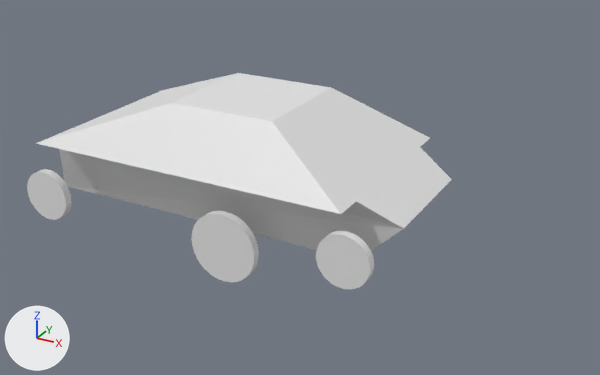
An edit to the Blender file blend/pz38t.blend, drawn before and after from the same camera.
One viewpoint serves both versions: a 50 mm camera at (90.9, -162.5, 76.9) aimed at (1.9, -0.6, -4.1). The lights are fixed; the arrows at lower left show +X, +Y and +Z. The older version comes first.

The older version as bpy lines, for what is in view:
```python
me_cube_006 = bpy.data.meshes.new('Cube.006')
me_cube_006.from_pydata(...)  # 18 vertices, 17 faces; spans x -0.481..0.499, y -0.46..0.46, z -0.281..0.381
me_cylinder = bpy.data.meshes.new('Cylinder')
me_cylinder.from_pydata(...)  # a 32-sided cylinder along z spanning x -1.0..1.0, y -1.0..1.0, z -1.0..1.0
me_cylinder_001 = bpy.data.meshes.new('Cylinder.001')
me_cylinder_001.from_pydata(...)  # a 32-sided cylinder along z spanning x -1.0..1.0, y -1.0..1.0, z -1.0..1.0
ob_body = bpy.data.objects.new('body', me_cube_006)
ob_body.location = (-15.3, 0.0, 0.0)
ob_body.scale = (100.0, 55.0, 45.0)
ob_wheel_back = bpy.data.objects.new('wheel_back', me_cylinder_001)
ob_wheel_back.location = (-57.9, -24.0, -9.7)
ob_wheel_back.rotation_euler = (1.571, 0.0, 0.0)  # degrees (90, 0, 0)
ob_wheel_back.scale = (6.51, 6.51, 1.0)
ob_wheel_main = bpy.data.objects.new('wheel_main', me_cylinder)
ob_wheel_main.location = (-6.2, -21.8, -12.5)
ob_wheel_main.rotation_euler = (1.571, 0.0, 0.0)  # degrees (90, 0, 0)
ob_wheel_main.scale = (8.61, 8.61, 1.0)
# also in view: 'wheel_drive' at (25.4, -24.0, -6.7)
```
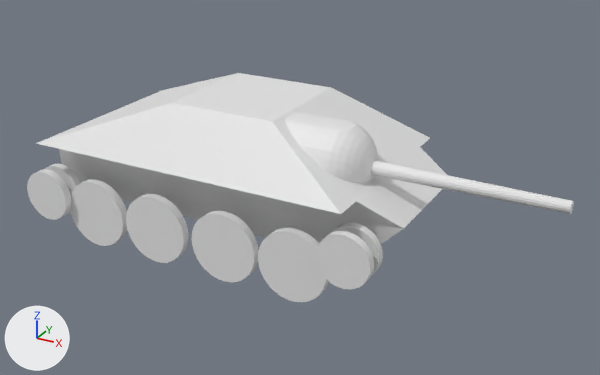
Commit message: up: all wheels added, gun added

The edits, one by one:
Mesh me_sphere is new.
It has 482 vertices, 512 faces and spans x -1.04..1.08, y -1.08..1.08, z -1.63..1.0.
Mesh me_cylinder_006 is new.
It is a 16-sided cut cone along z (radius 1.3 at the low end, 1.0 at the high end) spanning x -1.3..1.3, y -1.3..1.3, z -1.0..1.0.
Object 'gun_holder' (ob_gun_holder) is new; it shows me_sphere.
Its location is (15.7, -7.5, 8.0).
Its rotation in degrees is (0, 90, 0).
Its scale is (8.4, 8.4, 8.4).
Object 'gun' (ob_gun) is new; it shows me_cylinder_006.
Its location is (41.5, -7.4, 7.9).
Its rotation in degrees is (0, 90, 0).
Its scale is (1.3, 1.3, 24.8).
Object 'wheel_main_3' (ob_wheel_main_3) is new; it shows a copy of the mesh of ob_wheel_main.
Its location is (-44.0, -21.8, -12.5).
Its rotation in degrees is (90, 0, 0).
Its scale is (8.61, 8.61, 1.0).
Object 'wheel_main_2' (ob_wheel_main_2) is new; it shows a copy of the mesh of ob_wheel_main.
Its location is (-25.7, -21.8, -12.5).
Its rotation in degrees is (90, 0, 0).
Its scale is (8.61, 8.61, 1.0).
Object 'wheel_main_0' (ob_wheel_main_0) is new; it shows a copy of the mesh of ob_wheel_main.
Its location is (11.9, -21.8, -12.5).
Its rotation in degrees is (90, 0, 0).
Its scale is (8.61, 8.61, 1.0).
Object 'wheel_drive_inner' (ob_wheel_drive_inner) is new; it shows a copy of the mesh of ob_wheel_main.
Its location is (25.4, -19.5, -6.7).
Its rotation in degrees is (90, 0, 0).
Its scale is (6.27, 6.27, 1.0).
Object 'wheel_back_inner' (ob_wheel_back_inner) is new; it shows a copy of the mesh of ob_wheel_main.
Its location is (-57.9, -19.6, -9.7).
Its rotation in degrees is (90, 0, 0).
Its scale is (6.51, 6.51, 1.0).

Where the change shows, as pixel boxes (x1, y1, x2, y2) in the pictures (600 x 375 px):
'gun_holder', added: after (285, 112, 378, 183)
'wheel_main_0', added: after (258, 227, 329, 302)
'wheel_main_2', added: after (126, 194, 189, 263)
'gun', added: after (371, 161, 574, 214)
'wheel_main_3', added: after (70, 179, 127, 246)
'wheel_drive_inner', added: after (331, 222, 383, 276)
'wheel_back_inner', added: after (45, 163, 81, 213)
